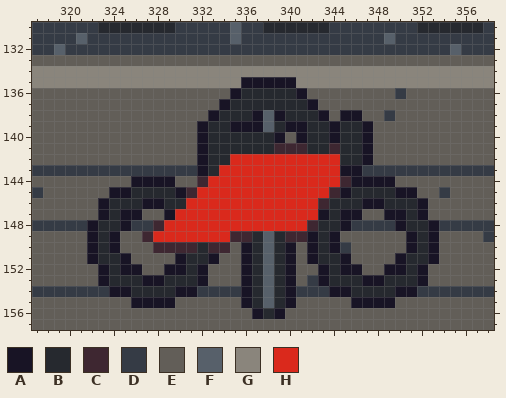
Pixel-art file -- art/backdrops/backdrop-yonge-street.aseprite. The first picture shows the starting point.
360x158 pixels, 1 frame. Shown: x 317..358, y 130..157. The commit also changed other parts of the picture, which this record leaves out.
Palette (. is transparent): A #181425  B #26292f  C #3e2731  D #353b45  E #625e58  F #57606a  G #8a857c  H #da291c
Pixels before, first column x 317:
130 DDDDDDBBBBBBBDDDDDFDDBBBBBBDDDDDDDDBBBBBBD
131 DDDDFDDDDDDDDDDDDDFDDDDDDDDDDDDDFDDDDDDDDD
132 DDFDDDDDDDDDDDDDDDDDDDDDDDDDDDDDDDDDDDFDDD
133 EEEEEEEEEEEEEEEEEEEEEEEEEEEEEEEEEEEEEEEEEE
134 GGGGGGGGGGGGGGGGGGGGGGGGGGGGGGGGGGGGGGGGGG
135 GGGGGGGGGGGGGGGGGGGAAAAAGGGGGGGGGGGGGGGGGG
136 EEEEEEEEEEEEEEEEEEABBBBBAEEEEEEEEDEEEEEEEE
137 EEEEEEEEEEEEEEEEEABBBBBBBAEEEEEEEEEEEEEEEE
138 EEEEEEEEEEEEEEEEABBBAFABBBAEAAEEDEEEEEEEEE
139 EEEEEEEEEEEEEEEABBAAAFBAABBABBAEEEEEEEEEEE
140 EEEEEEEEEEEEEEEABBBBBBAEABBABBAEEEEEEEEEEE
141 EEEEEEEEEEEEEEEABBBBBBCCCBBCBBAEEEEEEEEEEE
142 EEEEEEEEEEEEEEEABBHHHHHHHHHHBBAEEEEEEEEEEE
143 DDDDDDDDDDDDDDDABHHHHHHHHHHHAADDDDDDDDDDDD
144 EEEEEEEEEAAAAEECHHHHHHHHHHHHCAAAAEEEEEEEEE
145 DEEEEEEAABBBBACHHHHHHHHHHHHCABBBBAAEEDEEEE
146 EEEEEEABBBAABBHHHHHHHHHHHHCBBBAABBBAEEEEEE
147 EEEEEEABAAEEAHHHHHHHHHHHHHABAAEEAABAEEEEEE
148 DDDDDABBADDCHHHHHHHHHHHHHCBBADDDDABBADDDDD
149 EEEEEABAEECHHHHHHHCCBFBCCABAEEEEEEABAEEEED
150 EEEEEABAEEECCCCBCCEABFBAEABADEEEEEABAEEEEE
151 EEEEEABBAEEEEABBAEEABFBAEABBAEEEEABBAEEEEE
152 EEEEEEABAAEEAABAEEEABFBAEEABAAEEAABAEEEEEE
153 EEEEEEABBBAABBBAEEEABFBAEDABBBAABBBAEEEEEE
154 DDDDDDDAABBBBAADDDDABFBADDDAABBBBAADDDDDDD
155 EEEEEEEEEAAAAEEEEEEABFBAEEEEEAAAAEEEEEEEEE
156 EEEEEEEEEEEEEEEEEEEEABAEEEEEEEEEEEEEEEEEEE
157 EEEEEEEEEEEEEEEEEEEEEEEEEEEEEEEEEEEEEEEEEE
After the commit:
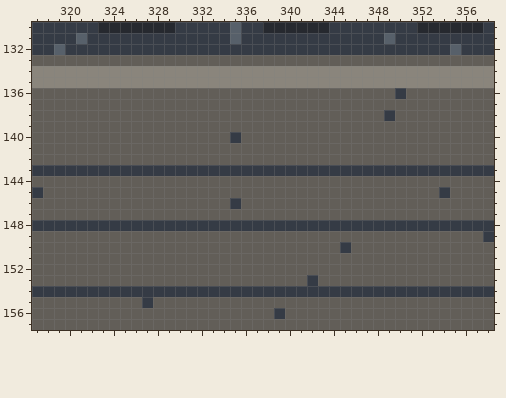
The exact change:
Changed rows in their new state; - is an unchanged pixel.
first column x 322:
135 --------------GGGGG-------------
136 -------------EEEEEEE------------
137 ------------EEEEEEEEE-----------
138 -----------EEEEEEEEEEE-EE-------
139 ----------EEEEEEEEEEEEEEEE------
140 ----------EEEDEEEE-EEEEEEE------
141 ----------EEEEEEEEEEEEEEEE------
142 ----------EEEEEEEEEEEEEEEE------
143 ----------DDDDDDDDDDDDDDD-------
144 ----EEEE--EEEEEEEEEEEEEEEEEE----
145 --EEEEEEEEEEEEEEEEEEEEEEEEEEEE--
146 -EEEEEEEEEEEEDEEEEEEEEEEEEEEEEE-
147 -EEEE--EEEEEEEEEEEEEEEEEE--EEEE-
148 DDDD--DDDDDDDDDDDDDDDDDD----DDDD
149 EEE--EEEEEEEEEEEEEEEEEE------EEE
150 EEE---EEEEEEE-EEEEE-EEE------EEE
151 EEEE----EEEE--EEEEE-EEEE----EEEE
152 -EEEE--EEEE---EEEEE--EEEE--EEEE-
153 -EEEEEEEEEE---EEEEE--EEEEEEEEEE-
154 --DDDDDDDD----DDDDD---DDDDDDDD--
155 ----EDEE------EEEEE-----EEEE----
156 ---------------EED--------------
